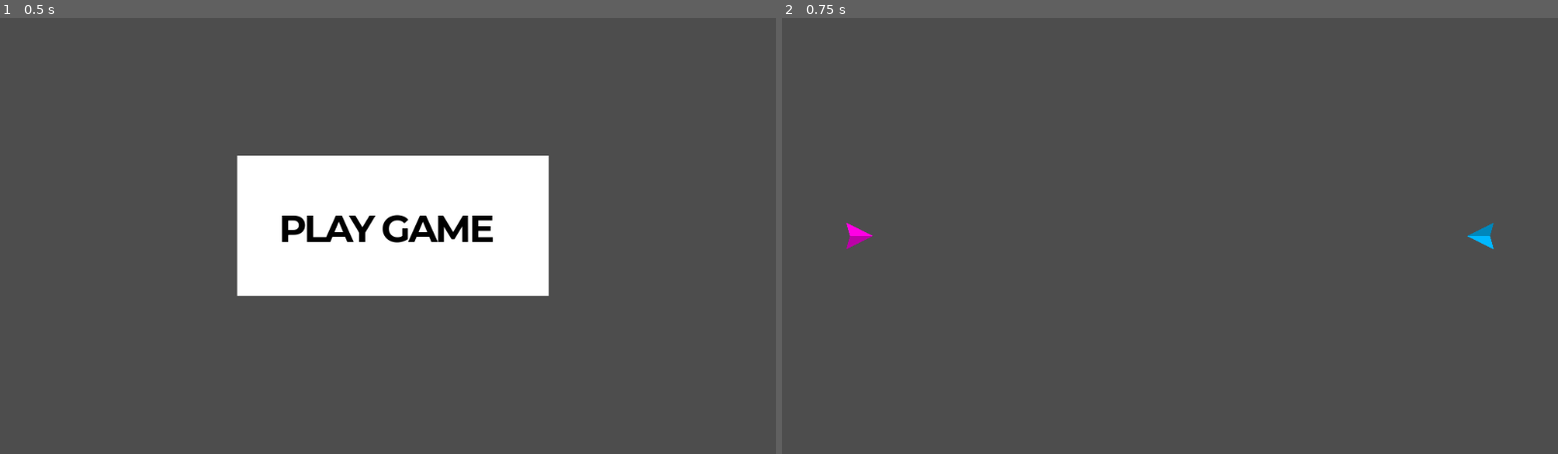
Above: before the commit, frames 1-2 (left to right).
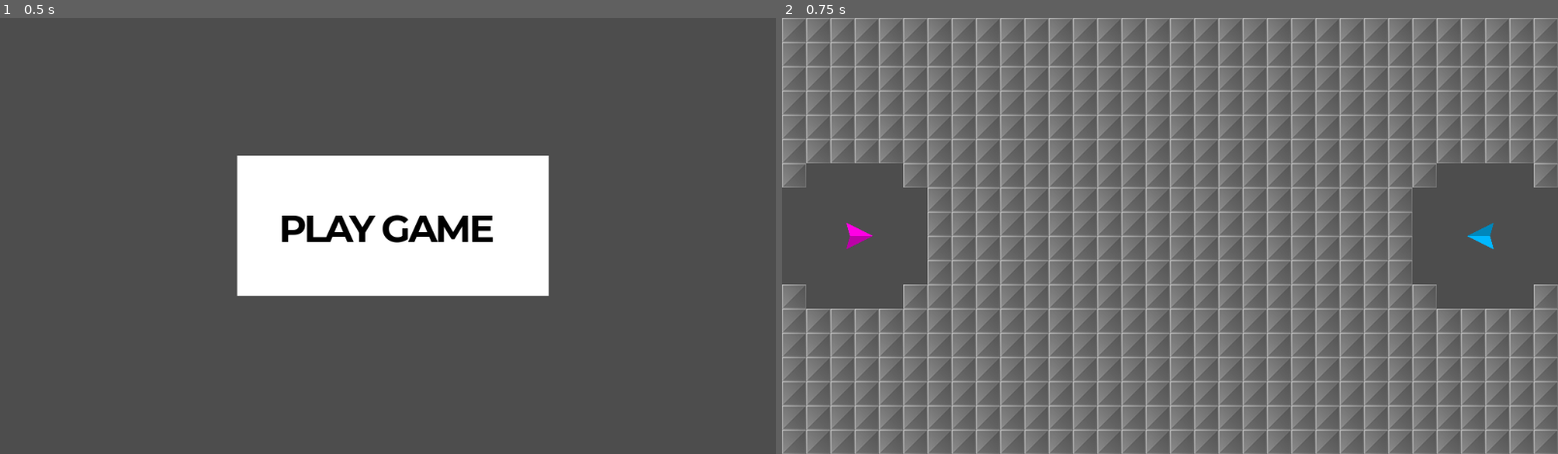
Above: after the commit, the same moments.

Repository: outrightmental/Blockbusters
Game: Godot game, scene res://scenes/main.tscn
The game is run twice, just before and just after one commit, with the same random seed, the same clock (stepped at 60 frames per second) and the same inputs.
Inputs (mouse positions are in pixels of both pictures, inside the frame that each line leads up to):
- Up to frame 1 (0.5 s): no input
- Up to frame 2 (0.75 s): click (1177, 222) at 0.5 s

Frame 1 is identical in both runs. In frame 2, 60% of the frame differs, in the area x 0-100%, y 0-100%.

Commit message:
Blocks distributed programmatically, not too close to ships

Diff:
--- /dev/null
+++ b/models/blocks/block.gd
@@ -0,0 +1,16 @@
+extends "res://models/collidable/collidable.gd"
+
+
+# Called when the node enters the scene tree for the first time.
+func _ready() -> void:
+	pass
+
+
+# Called every frame. 'delta' is the elapsed time since the previous frame.
+func _process(delta: float) -> void:
+	pass
+
+
+# Called when the block is instantiated
+func _init():
+	super._init()
--- /dev/null
+++ b/models/blocks/block.tscn
@@ -0,0 +1,11 @@
+[gd_scene load_steps=3 format=3 uid="uid://bjiivayicu2qj"]
+
+[ext_resource type="Script" path="res://models/blocks/block.gd" id="1_okoc5"]
+[ext_resource type="Texture2D" uid="uid://desqq2xisflpl" path="res://assets/blocks/block1.png" id="2_25f0o"]
+
+[node name="Block" type="RigidBody2D"]
+gravity_scale = 0.0
+script = ExtResource("1_okoc5")
+
+[node name="Sprite2D" type="Sprite2D" parent="."]
+texture = ExtResource("2_25f0o")
--- a/scenes/play_game.gd
+++ b/scenes/play_game.gd
@@ -1,16 +1,63 @@
 extends Node2D
+
+# Enum for whether a grid square is empty, block, or gem
+enum GridType {
+	EMPTY,
+	BLOCK,
+}
+# Spawn blocks in a grid pattern, 32 blocks wide and 18 blocks tall, starting at (16, 16) and spaced 32 pixels apart
+# The blocks are 32x32 pixels, so the grid is 1024x576 pixels
+const BLOCK_SIZE: int   = 32
+const BLOCK_CENTER: int = BLOCK_SIZE/2
+var grid: Dictionary    = {}
+
 
 # Instantiate a models/ships/ship.gd for each player, so set player_num = 1 or 2 respectively, and Player 1 is 10% in from the left, vertical center, and Player 2 is 10% in from the right, vertical center.
 func _ready() -> void:
 	var viewport_size: Vector2 = get_viewport().get_visible_rect().size
-	_spawn_player(1, Vector2(viewport_size.x * 0.1, viewport_size.y * 0.5), 0)
-	_spawn_player(2, Vector2(viewport_size.x * 0.9, viewport_size.y * 0.5), PI)
+	var player_1 = _spawn_player(1, Vector2(viewport_size.x * 0.1, viewport_size.y * 0.5), 0)
+	var player_2 = _spawn_player(2, Vector2(viewport_size.x * 0.9, viewport_size.y * 0.5), PI)
+
+	var grid_pos : Vector2
+	for x in range(32):
+		for y in range(18):
+			if (!grid.has(x)):
+				grid[x] = {}
+			grid_pos = _grid_position(x, y)
+			var distance_to_player_1 = player_1.position.distance_to(grid_pos)
+			var distance_to_player_2 = player_2.position.distance_to(grid_pos)
+			if (distance_to_player_1 > 100 and distance_to_player_2 > 100):
+				grid[x][y] = GridType.BLOCK
+			else:
+				grid[x][y] = GridType.EMPTY
+
+	for x in range(32):
+		for y in range(18):
+			if grid[x][y] == GridType.BLOCK:
+				# Spawn a block at the grid position
+				# The blocks are 32x32 pixels, so the grid is 1024x576 pixels
+				# The center of the block is at (BLOCK_CENTER + x * BLOCK_SIZE, BLOCK_CENTER + y * BLOCK_SIZE)
+				_spawn_block(_grid_position(x, y))
+
 	pass
 
 
-func _spawn_player(num: int, start_position: Vector2, start_rotation: float) -> void:
+func _grid_position(x: int, y: int) -> Vector2:
+	# Convert grid coordinates to world coordinates
+	return Vector2(BLOCK_CENTER + x * BLOCK_SIZE, BLOCK_CENTER + y * BLOCK_SIZE)
+
+
+func _spawn_player(num: int, start_position: Vector2, start_rotation: float) -> Node:
 	var ship_scene: Node = preload('res://models/ships/ship.tscn').instantiate()
 	ship_scene.position = start_position
 	ship_scene.player_num = num
 	ship_scene.rotation = start_rotation
 	self.add_child(ship_scene)
+	return ship_scene
+
+
+func _spawn_block(start_position: Vector2) -> Node:
+	var block_scene: Node = preload('res://models/blocks/block.tscn').instantiate()
+	block_scene.position = start_position
+	self.add_child(block_scene)
+	return block_scene
Binary file changed: assets/blocks/block1.png
Not shown, changed: design/block.psd
